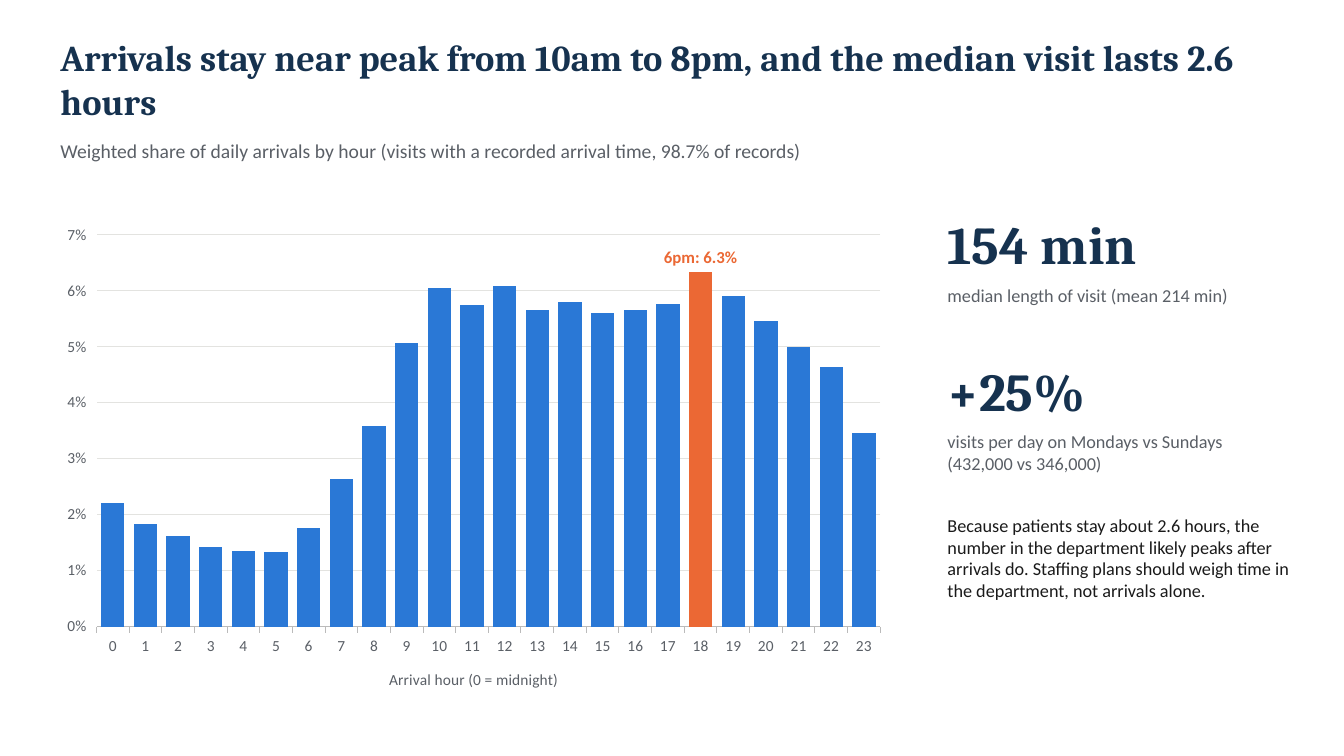
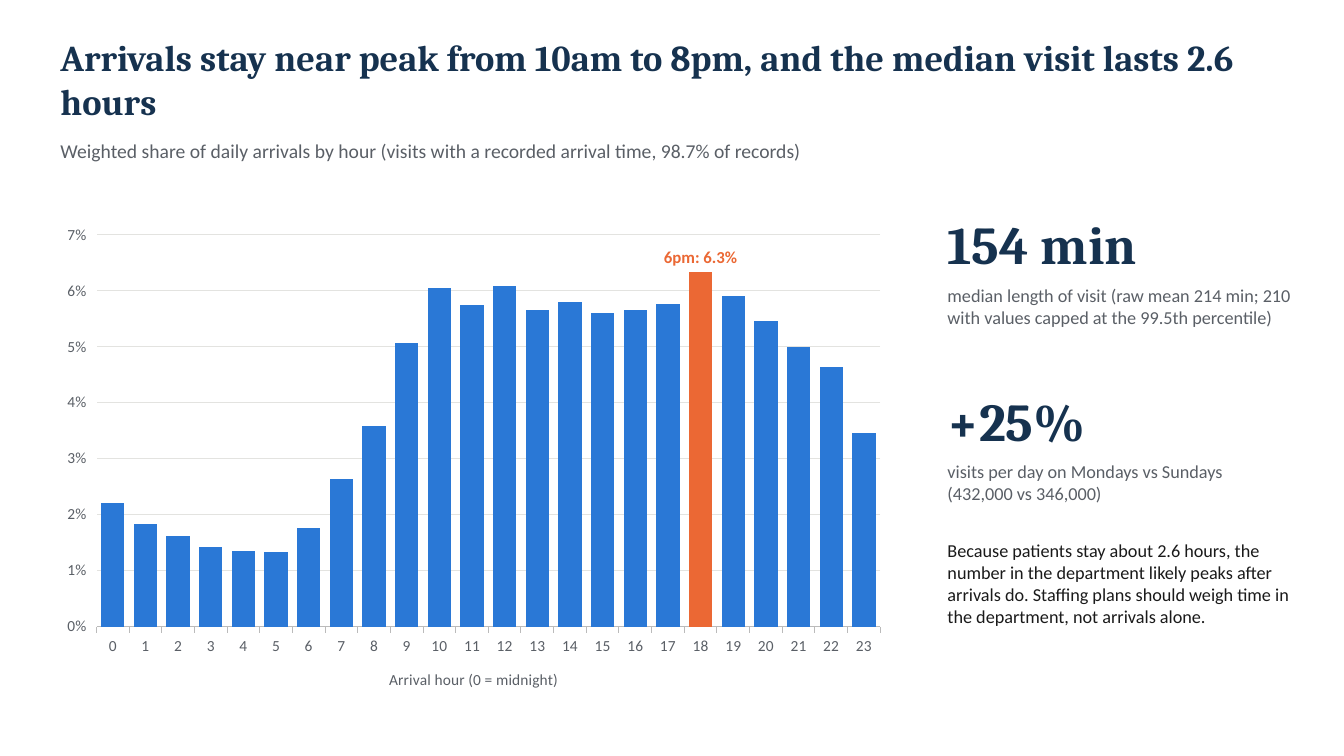
Before and after one commit to MichalKozuchowski/EmpiricalStrategy, a slide deck: slide 2 of hw1/report/MGT634_HW1_NHAMCS_slides.pptx. Drawn at 1344x756 pixels with LibreOffice and Linux fonts; fonts in the diff are those of the drawing. Boxes give left, top, right and bottom in pixels: in the first picture for what was removed or moved away, otherwise in the second. Text is boxed around its words. In the diff, an @@ line names an element or a change of style, - is before the commit and + after.

```diff
--- a/hw1/report/MGT634_HW1_NHAMCS_slides.pptx
+++ b/hw1/report/MGT634_HW1_NHAMCS_slides.pptx
@@ text at (x1=947, y1=289, x2=1291, y2=327): text changed @@
-median length of visit (mean 214 min)
+median length of visit (raw mean 214 min; 210 with values capped at the 99.5th percentile)
@@ text "+25%" moved from (x1=947, y1=375, x2=1085, y2=413) to (x1=947, y1=405, x2=1085, y2=443) @@
@@ text "visits per day on Mondays ..." moved from (x1=947, y1=435, x2=1222, y2=473) to (x1=947, y1=465, x2=1222, y2=503) @@
@@ text "Because patients stay about 2.6 ..." moved from (x1=947, y1=519, x2=1289, y2=600) to (x1=947, y1=544, x2=1289, y2=626) @@
```
Also in this commit, not shown: 4 other slides changed, 5 other files.
